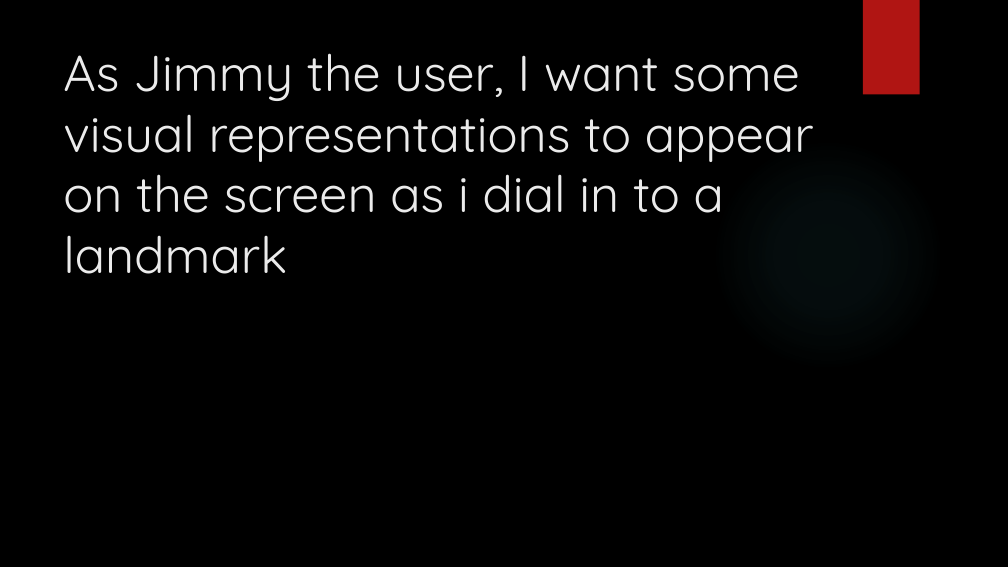
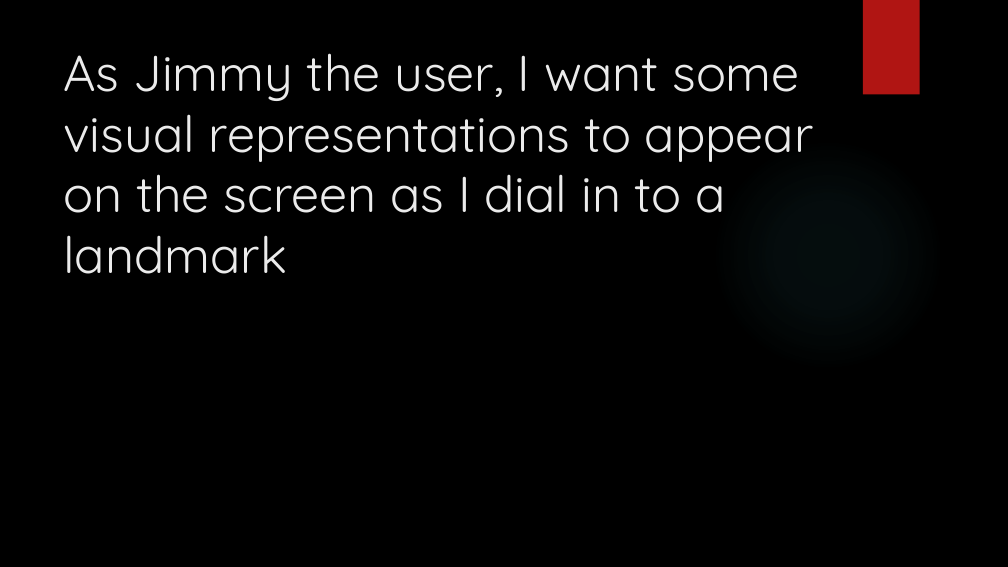
Before and after one commit to junmin-yee/Landmarked, a slide deck: slide 27 of Technology Presentation.pptx (slide 33 before the commit). Drawn at 1008x567 pixels with LibreOffice and Linux fonts; fonts in the diff are those of the drawing; background and template pictures are left out. Boxes give left, top, right and bottom in pixels: in the first picture for what was removed or moved away, otherwise in the second. Text is boxed around its words. In the diff, an @@ line names an element or a change of style, - is before the commit and + after.

```diff
--- a/Technology Presentation.pptx
+++ b/Technology Presentation.pptx
@@ title at [63,53,814,274]: text changed @@
-As Jimmy the user, I want some visual representations to appear on the screen as i dial in to a landmark
+As Jimmy the user, I want some visual representations to appear on the screen as I dial in to a landmark
```
Also in this commit, not shown: 4 other slides changed, 9 slides added, 18 slides removed.
